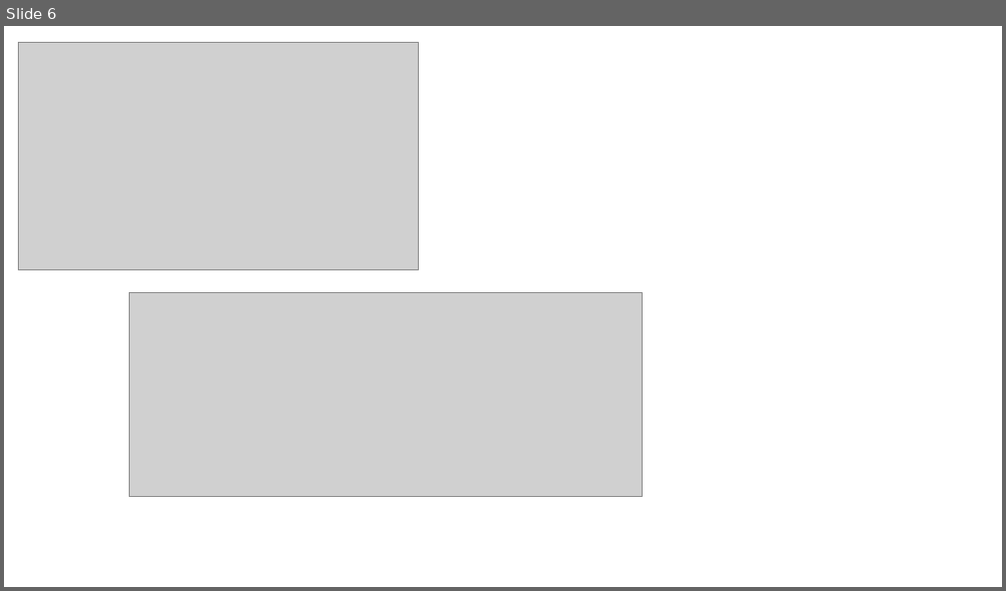
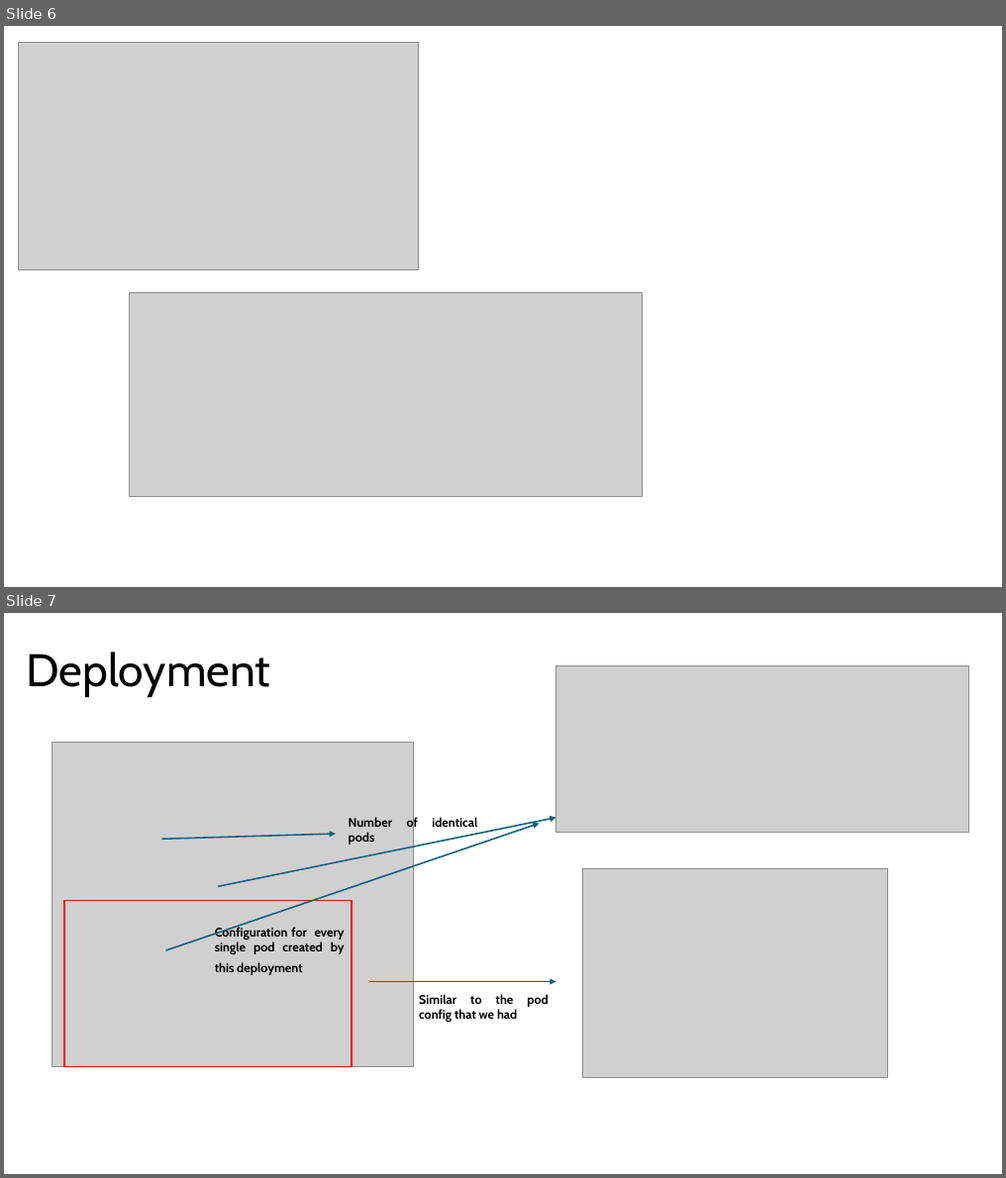
Before and after one commit to EnriqueEP81/kubernetes-tutorial, a slide deck: 13.maintainingSetContainers.pptx. Shown one above the other, each under a label of ours: slide 6 before the commit, slides 6 and 7 after it. The pictures are 1006x591 and 1006x1178 pixels, drawn with LibreOffice and Linux fonts; fonts in the diff are those of the drawing; grey boxes stand for pictures. Boxes give left, top, right and bottom in pixels: in the first picture for what was removed or moved away, otherwise in the second. Text is boxed around its words. In the diff, an @@ line names an element or a change of style, - is before the commit and + after.

Commit message:
more deployments

```diff
--- a/13.maintainingSetContainers.pptx
+++ b/13.maintainingSetContainers.pptx
@@ slide 7 added at bbox=[4, 613, 1002, 1174], background #FFFFFF @@
@@ title added at bbox=[26, 652, 270, 697], 44 pt, text #000000 @@
+Deployment
@@ picture added at bbox=[556, 666, 969, 833] @@
@@ picture added at bbox=[52, 742, 413, 1066] @@
@@ arrow added from (218, 887) to (556, 817), #156082 1.5 pt @@
@@ text added at bbox=[349, 816, 477, 830], 12 pt, text #000000, bold @@
+Number of identical pods
@@ arrow added from (162, 839) to (336, 834), #156082 1.5 pt @@
@@ arrow added from (165, 951) to (540, 823), #156082 1.5 pt @@
@@ picture added at bbox=[583, 868, 887, 1077] @@
@@ rectangle added at bbox=[64, 900, 352, 1066], outline #FF0000 1.5 pt @@
@@ text added at bbox=[215, 926, 345, 975], 12 pt, text #000000, bold @@
+Configuration for every single pod created by this deployment
@@ arrow added from (370, 982) to (556, 982), #156082 1.5 pt @@
@@ text added at bbox=[419, 994, 548, 1022], 12 pt, text #000000, bold @@
+Similar to the pod config that we had
```
Also in this commit, not shown: 4 other slides added, 2 other files.
